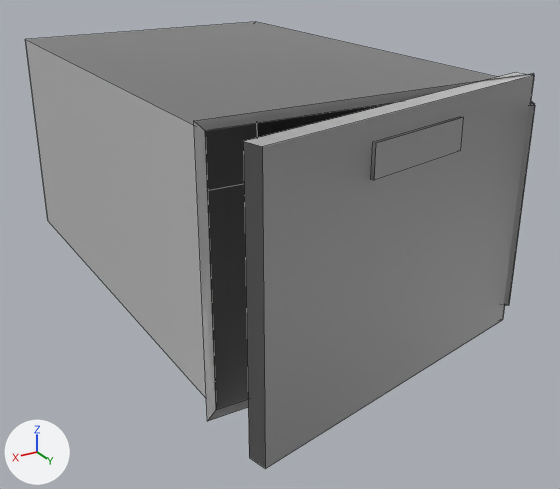
The Blender file assets/units/pd2_mod_custom/cus_red_fwb/architecture/vault_deposit_boxes/vault_deposit_box_single.blend: old version first, new version second.
Both versions are drawn from a camera (50 mm lens) standing at (0.264, 0.578, 0.459) and looking at (-0.207, -0.206, 0.067). The axes (+X, +Y, +Z) are drawn at lower left. The lights are the same throughout. Both versions are drawn at frame 2 of the action 'Action'; the numbers are the values there. Mesh edges are drawn as thin lines on the coarser meshes.

Script lines for the objects in view, before the commit:
```python
me_g_bnk_int_deposit_box_door = bpy.data.meshes.new('g_bnk_int_deposit_box_door')
me_g_bnk_int_deposit_box_door.from_pydata(...)  # 16 vertices, 12 faces; spans x -0.159..0.237, y -0.14..0.157, z -0.009..0.016
me_g_bnk_int_deposit_box_door.materials.append(mat_safetybox)  # its picture is missing
me_g_bnk_int_deposit_box_inside = bpy.data.meshes.new('g_bnk_int_deposit_box_inside')
me_g_bnk_int_deposit_box_inside.from_pydata(...)  # 38 vertices, 22 faces; spans x -0.169..0.239, y -0.142..0.158, z -0.337..0.261
me_g_bnk_int_deposit_box_inside.materials.append(mat_safetybox)  # its picture is missing
ob_anim_door = bpy.data.objects.new('anim_door', None)
ob_anim_door.parent = ob_rp_root
ob_anim_door.location = (-0.4, 0.0, 0.0)
ob_anim_door.rotation_euler = (0.0, 0.0, 0.228)  # degrees (0, 0, 13)
ob_g_box = bpy.data.objects.new('g_box', me_g_bnk_int_deposit_box_inside)
ob_g_box.parent = ob_rp_root
ob_g_box.location = (-0.239, -0.253, 0.158)
ob_g_box.rotation_euler = (-1.571, 0.0, 0.0)  # degrees (-90, 0, 0)
ob_g_door = bpy.data.objects.new('g_door', me_g_bnk_int_deposit_box_door)
ob_g_door.parent = ob_anim_door
ob_g_door.location = (0.161, -0.0108, 0.158)
ob_g_door.rotation_euler = (-1.571, 0.0, 0.0)  # degrees (-90, 0, 0)
```
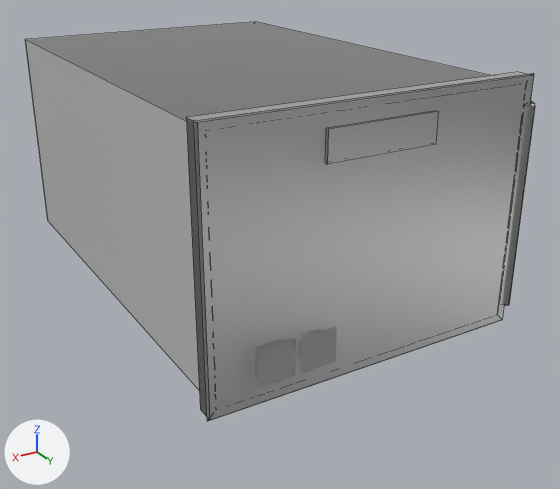
ob_anim_door is not drawn itself; it is the parent of ob_g_door.

Location of each change, [x1, y1, x2, y2] in pixels of the pictures (560 x 489 px):
'g_door', turned
    before: [243, 72, 534, 469]
    after: [186, 72, 534, 420]
'g_icon', unchanged, uncovered by the edit
    after: [256, 326, 337, 388]

Diff of the bpy script that builds the scene:
```diff
--- a/assets/units/pd2_mod_custom/cus_red_fwb/architecture/vault_deposit_boxes/vault_deposit_box_single.blend.py
+++ b/assets/units/pd2_mod_custom/cus_red_fwb/architecture/vault_deposit_boxes/vault_deposit_box_single.blend.py
@@ ob_anim_door @@
 ob_anim_door.location = (-0.4, 0.0, 0.0)
-ob_anim_door.rotation_euler = (0.0, 0.0, 0.228)  # degrees (0, 0, 13)
```
